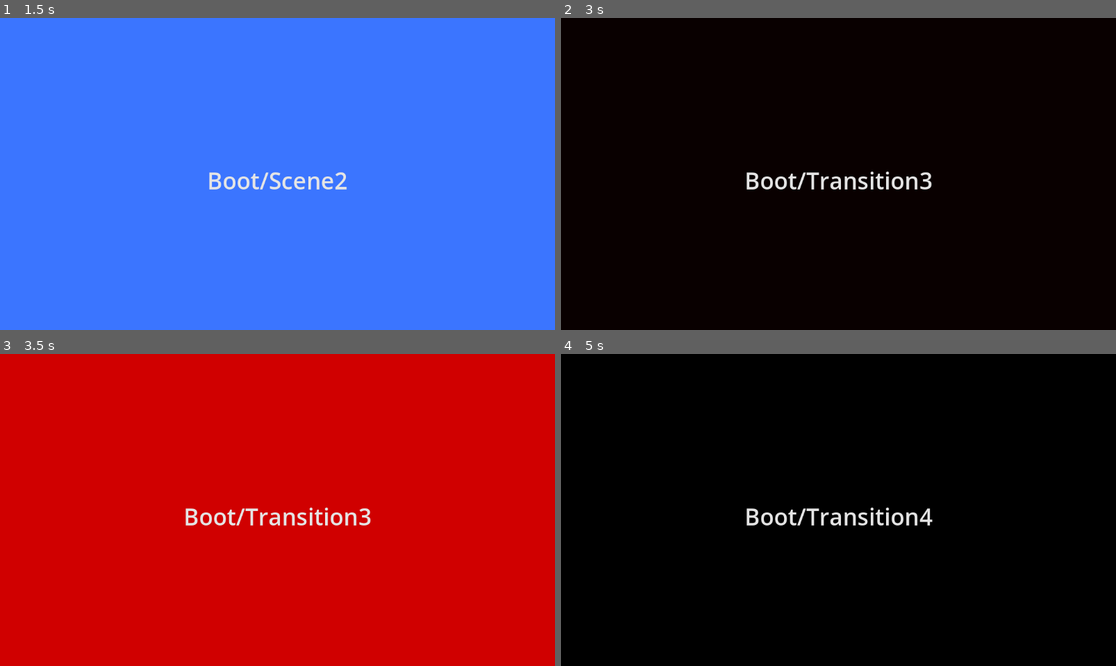
Above: before the commit, frames 1-4 (two rows, left to right).
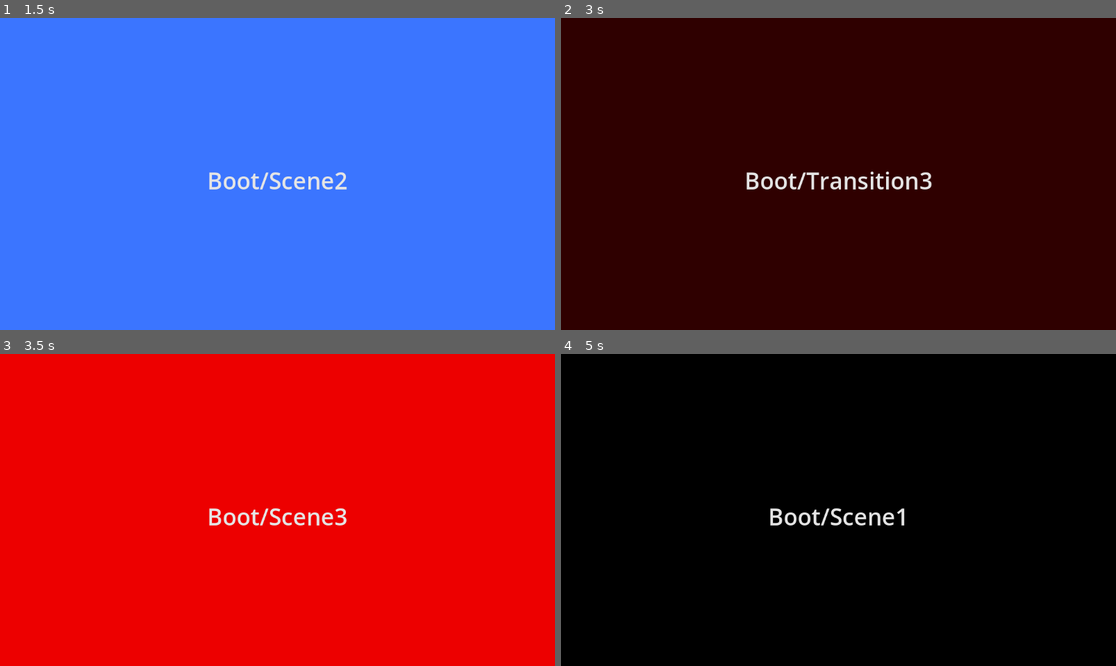
Above: after the commit, the same moments.

Repository: coffeebeats/godot-plugin-std
Game: Godot game, scene res://scene/example/main.tscn
Two runs of this game, one before a commit and one after it. Both use one fixed random seed, a clock stepped at 60 frames per second and the inputs below. The project has no main scene, so this scene is started directly.
Inputs:
- Up to frame 1 (1.5 s): tap Enter (ui_accept) at 0.5, 0.77 s
- Up to frame 2 (3 s): tap Enter (ui_accept) at 1.52, 2.75 s
- Up to frame 3 (3.5 s): tap Enter (ui_accept) at 3.02 s
- Up to frame 4 (5 s): tap Enter (ui_accept) at 3.77, 4.52 s

Frame 1 is identical in both runs. In frame 2, 99% of the frame differs, in the area x 0-100%, y 0-100%; in frame 3, 100%; in frame 4, 1.0%.

Commit message:
chore(scene): adjust fade-in default

Diff:
--- a/scene/state/fade.gd
+++ b/scene/state/fade.gd
@@ -16,7 +16,7 @@
 
 @export_group("Fade In ")
 @export var fade_in: bool = true
-@export_range(0.0, 4.0) var fade_in_duration: float = 1.2
+@export_range(0.0, 4.0) var fade_in_duration: float = 1.0
 @export var fade_in_ease: Tween.EaseType = Tween.EASE_OUT
 @export var fade_in_transition: Tween.TransitionType = Tween.TRANS_CUBIC
 
